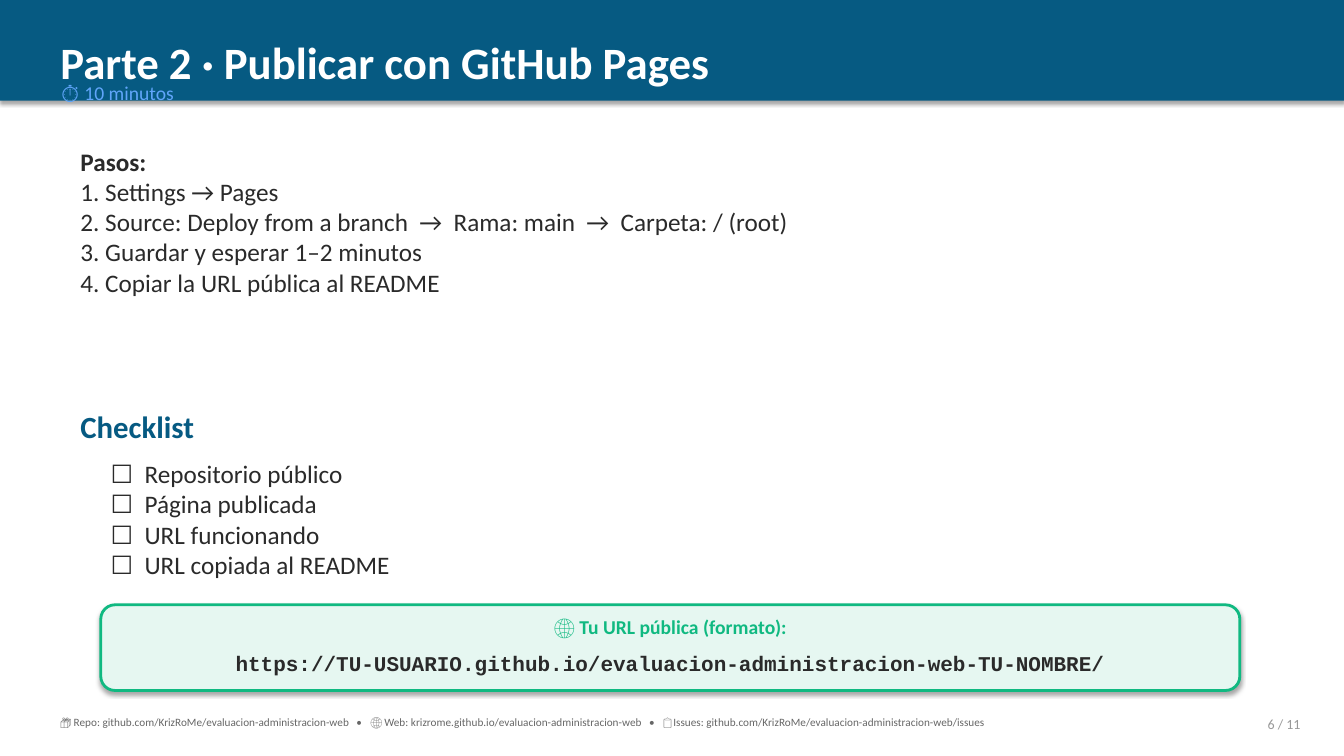
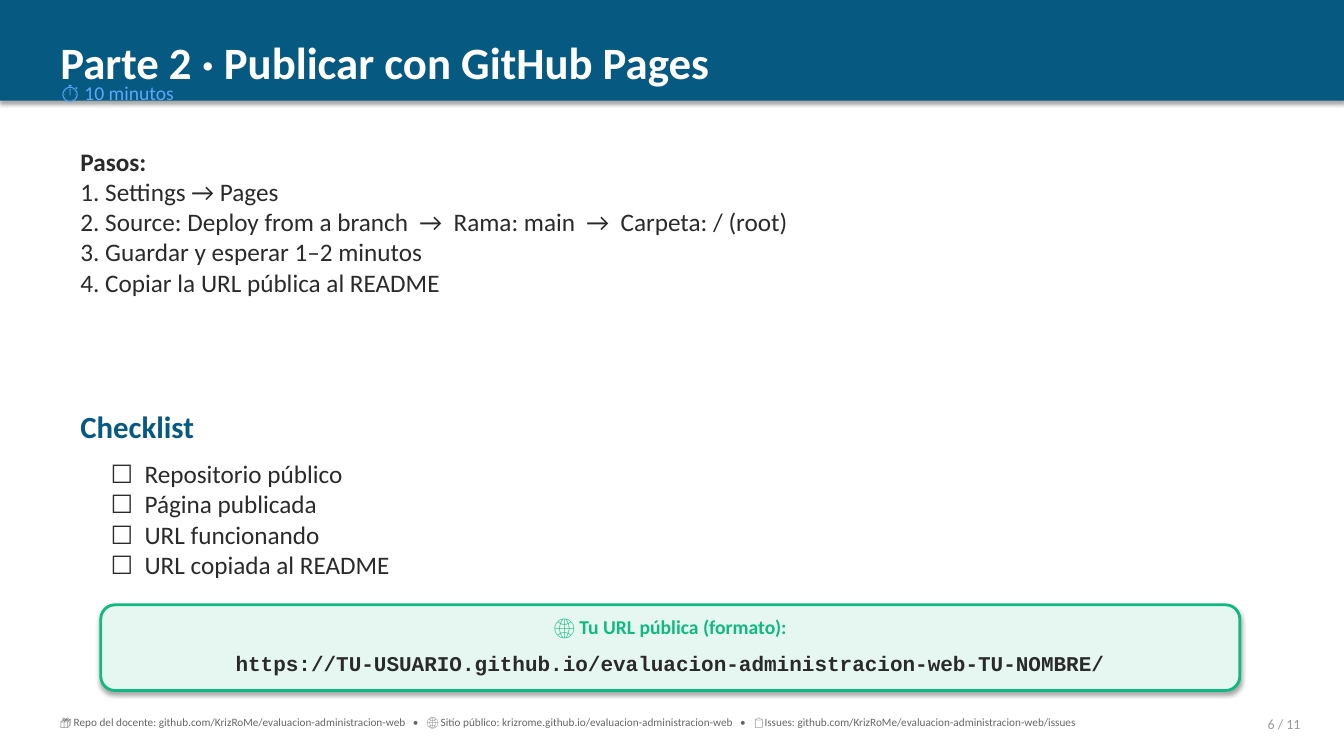
Before and after one commit to KrizRoMe/evaluacion-administracion-web, a slide deck: slide 6 of EVALUACION_PRACTICA_01.pptx. Drawn at 1344x756 pixels with LibreOffice and Linux fonts; fonts in the diff are those of the drawing. Boxes give left, top, right and bottom in pixels: in the first picture for what was removed or moved away, otherwise in the second. Text is boxed around its words. In the diff, an @@ line names an element or a change of style, - is before the commit and + after.

Commit message:
feat: 4 Issues en el repo del DOCENTE (3 hallazgos + 1 link-evaluación)
- PPT: 4 Issues × 5 pts = 20 pts
- 3 Issues de hallazgos: 1 rendimiento + 1 accesibilidad + 1 mantenimiento
- 4ª Issue: link-evaluación (link repo + link público)
- Todas las Issues se hacen en KrizRoMe/evaluacion-administracion-web/issues
- README plantilla con 4 secciones (Issue 1-4)
- Checklist actualizado
- Instrucciones actualizadas

```diff
--- a/EVALUACION_PRACTICA_01.pptx
+++ b/EVALUACION_PRACTICA_01.pptx
@@ text at bbox=[74, 718, 1076, 728]: text changed @@
-📦 Repo: github.com/KrizRoMe/evaluacion-administracion-web • 🌐 Web: krizrome.github.io/evaluacion-administracion-web • 📋 Issues: github.com/KrizRoMe/evaluacion-administracion-web/issues
+📦 Repo del docente: github.com/KrizRoMe/evaluacion-administracion-web • 🌐 Sitio público: krizrome.github.io/evaluacion-administracion-web • 📋 Issues: github.com/KrizRoMe/evaluacion-administracion-web/issues
```
Also in this commit, not shown: 10 other slides changed, 8 other files.
